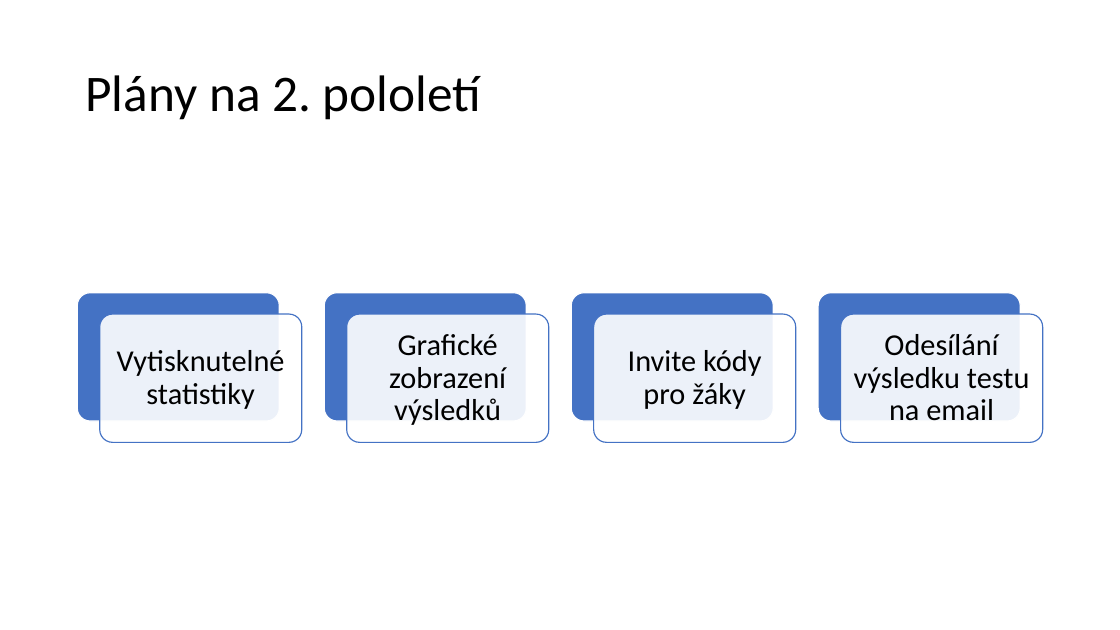
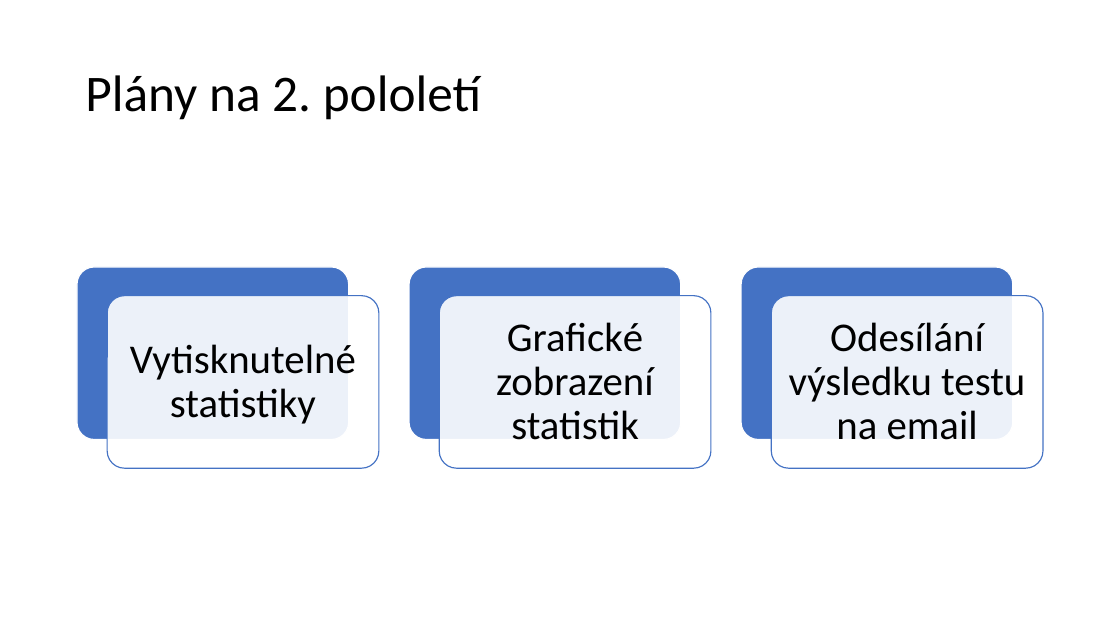
Before and after one commit to Atmaak/testovani-rocnikovka, a slide deck: slide 5 of ostatni/Nový Prezentace Microsoft PowerPointu.pptx. Drawn at 1120x630 pixels with LibreOffice and Linux fonts; fonts in the diff are those of the drawing. Boxes give left, top, right and bottom in pixels: in the first picture for what was removed or moved away, otherwise in the second. Text is boxed around its words. In the diff, an @@ line names an element or a change of style, - is before the commit and + after.

```diff
--- a/ostatni/Nový Prezentace Microsoft PowerPointu.pptx
+++ b/ostatni/Nový Prezentace Microsoft PowerPointu.pptx
@@ rounded rectangle: place and size @@
-rounded rectangle at (77, 293, 280, 422)
+rounded rectangle at (77, 267, 349, 439)
@@ rounded rectangle: place and size @@
-rounded rectangle at (324, 293, 527, 422)
+rounded rectangle at (409, 267, 681, 439)
@@ rounded rectangle: place and size @@
-rounded rectangle at (818, 293, 1021, 422)
+rounded rectangle at (741, 267, 1012, 439)
@@ rounded rectangle: place and size @@
-rounded rectangle at (100, 314, 302, 443)
+rounded rectangle at (108, 296, 379, 468)
@@ rounded rectangle: place and size @@
-rounded rectangle at (594, 314, 797, 443)
+rounded rectangle at (439, 296, 711, 468)
@@ rounded rectangle removed at (571, 293, 774, 422) @@
@@ rounded rectangle: place and size @@
-rounded rectangle at (841, 314, 1044, 443)
+rounded rectangle at (771, 296, 1043, 468)
@@ text "Vytisknutelné statistiky" at (130, 344, 356, 424): size 26 to 35 pt; more space between paragraphs @@
@@ text "Vytisknutelné statistiky": place and size @@
-text "Vytisknutelné statistiky" at (117, 350, 285, 409)
+text "Vytisknutelné statistiky" at (130, 344, 356, 424)
@@ rounded rectangle removed at (347, 314, 549, 443) @@
@@ text at (496, 322, 654, 440): text changed; size 26 to 35 pt @@
-Grafické zobrazení výsledků
+Grafické zobrazení statistik
@@ text "Odesílání výsledku testu na email": place and size @@
-text "Odesílání výsledku testu na email" at (854, 334, 1030, 421)
+text "Odesílání výsledku testu na email" at (789, 322, 1025, 440)
@@ text "Odesílání výsledku testu na email" at (789, 322, 1025, 440): size 26 to 35 pt; more space between paragraphs @@
@@ text removed at (628, 350, 761, 409) @@
-Invite kódy pro žáky
```
Also in this commit, not shown: 1 other file.
